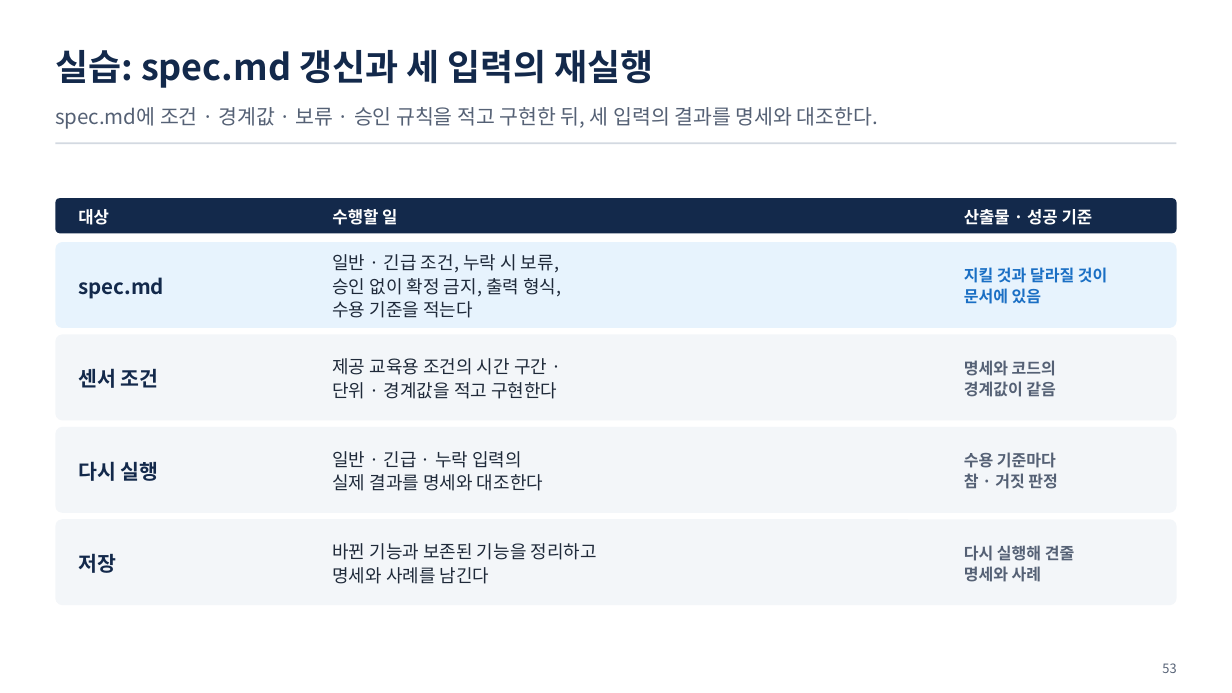
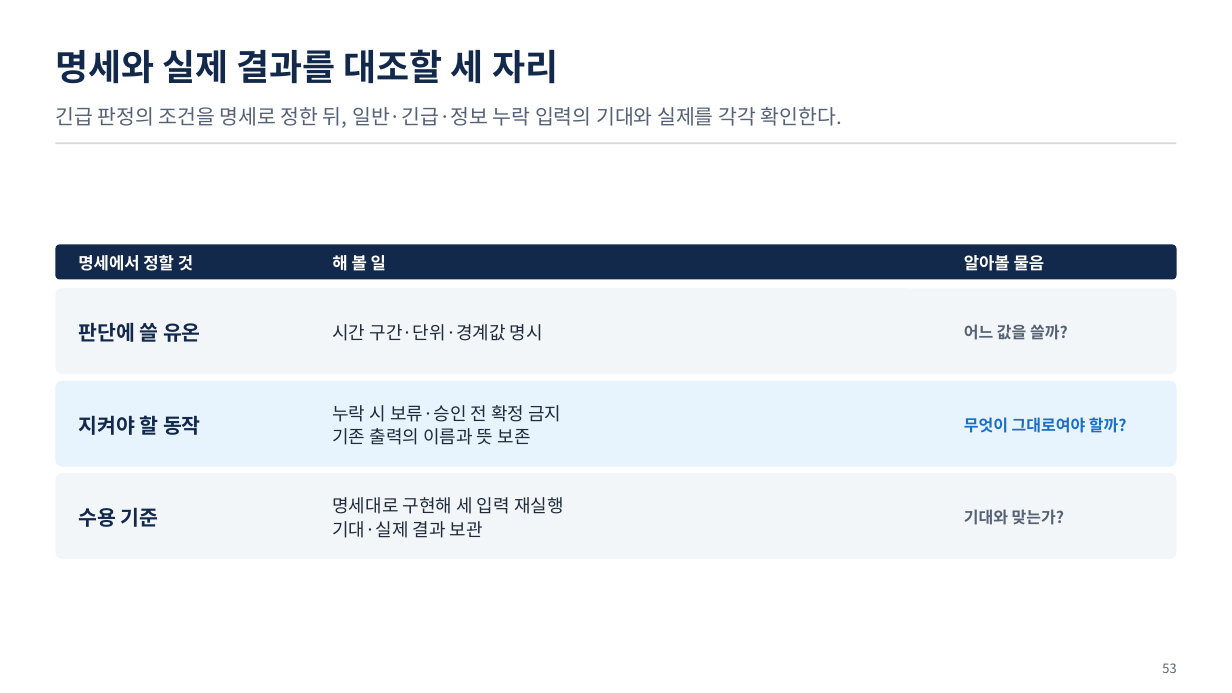
Before and after one commit to uengine-oss/hyd-iot-edu, a slide deck: slide 53 of workspace/강의제작/산출물/통합반/이론/07회차/통합반_07일차.pptx. Drawn at 1232x693 pixels with LibreOffice and Linux fonts; fonts in the diff are those of the drawing. Boxes give left, top, right and bottom in pixels: in the first picture for what was removed or moved away, otherwise in the second. Text is boxed around its words. In the diff, an @@ line names an element or a change of style, - is before the commit and + after.

Commit message:
통합반 7회차 52~53장과 실습 07에서 명세·구현·재실행 순서를 맞춘다

```diff
--- a/workspace/강의제작/산출물/통합반/이론/07회차/통합반_07일차.pptx
+++ b/workspace/강의제작/산출물/통합반/이론/07회차/통합반_07일차.pptx
@@ text at (55,49,558,84): text changed @@
-실습: spec.md 갱신과 세 입력의 재실행
+명세와 실제 결과를 대조할 세 자리
@@ text at (55,107,842,128): text changed @@
-spec.md에 조건 · 경계값 · 보류 · 승인 규칙을 적고 구현한 뒤, 세 입력의 결과를 명세와 대조한다.
+긴급 판정의 조건을 명세로 정한 뒤, 일반·긴급·정보 누락 입력의 기대와 실제를 각각 확인한다.
@@ text at (78,255,193,271): text changed @@
-대상
+명세에서 정할 것
@@ text at (332,252,386,274): text changed @@
-수행할 일
+해 볼 일
@@ text at (964,255,1045,271): text changed @@
-산출물 · 성공 기준
+알아볼 물음
@@ rounded rectangle at (55,288,1177,374): fill #E7F3FD to #F3F6F9 @@
@@ text at (78,322,201,342): text changed @@
-spec.md
+판단에 쓸 유온
@@ text at (332,324,543,341): text changed @@
-일반 · 긴급 조건, 누락 시 보류,
-승인 없이 확정 금지, 출력 형식,
-수용 기준을 적는다
+시간 구간·단위·경계값 명시
@@ text at (964,324,1068,340): text changed; text colour #1A6FC4 to #556175 @@
-지킬 것과 달라질 것이
-문서에 있음
+어느 값을 쓸까?
@@ 4 rounded rectangles: place and size @@
-4 rounded rectangles at (55,198,1177,513)
+4 rounded rectangles at (55,244,1177,559)
@@ rounded rectangle at (55,381,1177,467): fill #F3F6F9 to #E7F3FD @@
@@ text at (78,415,201,435): text changed @@
-센서 조건
+지켜야 할 동작
@@ text at (332,405,561,445): text changed @@
-제공 교육용 조건의 시간 구간 ·
-단위 · 경계값을 적고 구현한다
+누락 시 보류·승인 전 확정 금지
+기존 출력의 이름과 뜻 보존
@@ text at (964,417,1127,433): text changed; text colour #556175 to #1A6FC4 @@
-명세와 코드의
-경계값이 같음
+무엇이 그대로여야 할까?
@@ text at (78,507,159,527): text changed @@
-다시 실행
+수용 기준
@@ text at (332,497,564,538): text changed @@
-일반 · 긴급 · 누락 입력의
-실제 결과를 명세와 대조한다
+명세대로 구현해 세 입력 재실행
+기대·실제 결과 보관
@@ text at (964,509,1064,525): text changed @@
-수용 기준마다
-참 · 거짓 판정
+기대와 맞는가?
@@ rounded rectangle removed at (55,519,1177,605) @@
@@ text removed at (78,553,116,573) @@
-저장
@@ text removed at (332,543,597,584) @@
-바뀐 기능과 보존된 기능을 정리하고
-명세와 사례를 남긴다
@@ text removed at (964,545,1074,582) @@
-다시 실행해 견줄
-명세와 사례
```
Also in this commit, not shown: 1 other slide changed, 21 other files.
